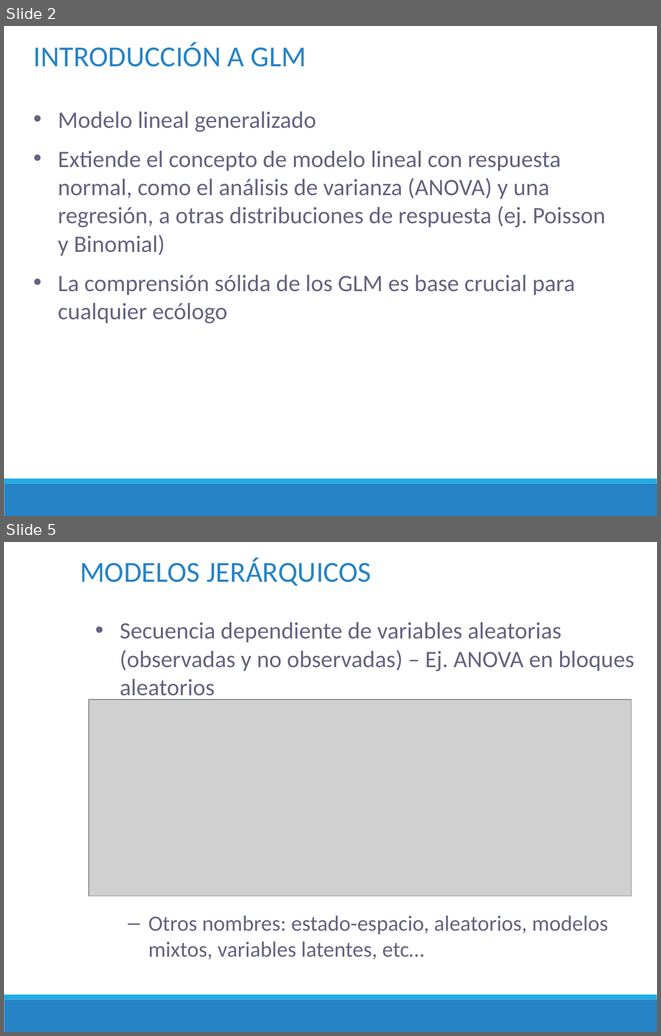
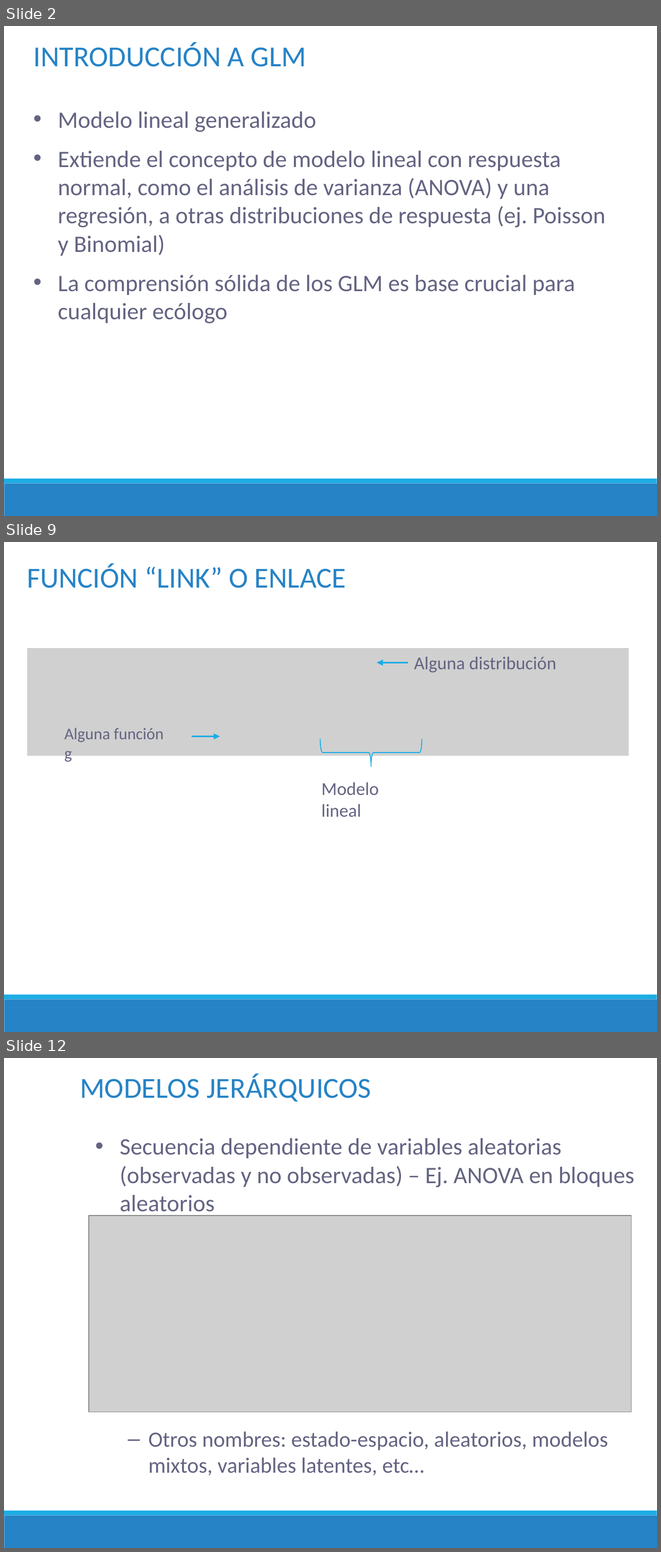
Before and after one commit to DrIgoA/Curso-Ocupacion23, a slide deck: ppt/Modulo 4_Ocupacion2023.pptx. Shown one above the other, each under a label of ours: slides 2 and 5 before the commit, slides 2, 9 and 12 after it; the slides between them are not shown. The pictures are 661x1036 and 661x1552 pixels, drawn with LibreOffice and Linux fonts; fonts in the diff are those of the drawing; grey boxes stand for pictures. Boxes give left, top, right and bottom in pixels: in the first picture for what was removed or moved away, otherwise in the second. Text is boxed around its words. In the diff, an @@ line names an element or a change of style, - is before the commit and + after.

```diff
--- a/ppt/Modulo 4_Ocupacion2023.pptx
+++ b/ppt/Modulo 4_Ocupacion2023.pptx
@@ slide 9 added at <box>4,542,657,1032</box>, background #FFFFFF; not listed: 2 template elements that a slide beside it also shows @@
@@ text added at <box>27,563,346,588</box>, 32 pt, text #2683C6 @@
+FUNCIÓN “LINK” O ENLACE
@@ picture added at <box>27,648,628,756</box> @@
@@ arrow added from (407, 663) to (377, 663), #1CADE4 2.25 pt @@
@@ text added at <box>414,656,557,672</box>, 20 pt, text #636382 @@
+Alguna distribución
@@ text added at <box>64,728,164,763</box>, 18 pt, text #636382 @@
+Alguna función g
@@ arrow added from (192, 737) to (220, 737), #1CADE4 2.25 pt @@
@@ right brace added at <box>320,739,422,766</box>, outline #1CADE4 1 pt @@
@@ text added at <box>321,782,379,817</box>, 20 pt, text #636382 @@
+Modelo lineal
@@ what was slide 5 is now slide 12 @@
```
Also in this commit, not shown: 2 slides changed, 6 other slides added, 2 other files.
